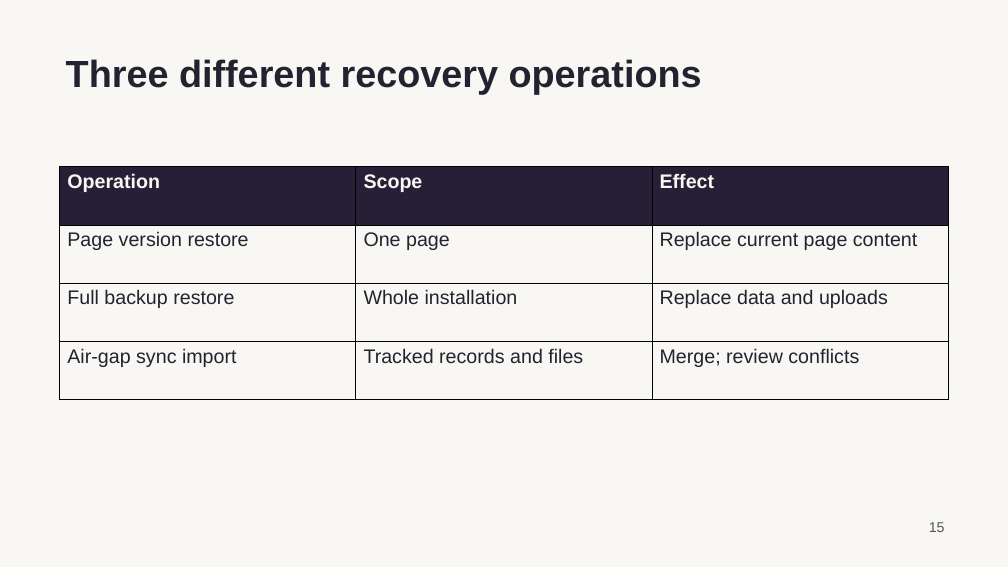
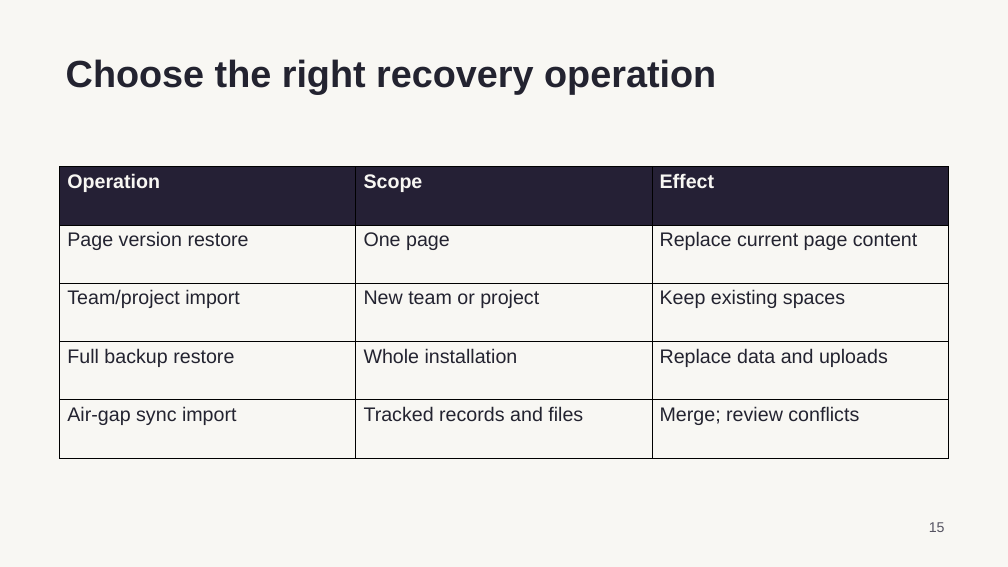
Before and after one commit to WTIGER001/kollab, a slide deck: slide 15 of examples/kollab-team/assets/Kollab Capabilities.pptx. Drawn at 1008x567 pixels with LibreOffice and Linux fonts; fonts in the diff are those of the drawing. Boxes give left, top, right and bottom in pixels: in the first picture for what was removed or moved away, otherwise in the second. Text is boxed around its words. In the diff, an @@ line names an element or a change of style, - is before the commit and + after.

Commit message:
Add portable team transfers and startup recovery

```diff
--- a/examples/kollab-team/assets/Kollab Capabilities.pptx
+++ b/examples/kollab-team/assets/Kollab Capabilities.pptx
@@ text at box(66, 59, 716, 94): text changed @@
-Three different recovery operations
+Choose the right recovery operation
@@ table at box(60, 167, 949, 458) @@
+row 3: Team/project import | New team or project | Keep existing spaces
```
Also in this commit, not shown: 2 other slides changed, 49 other files.
